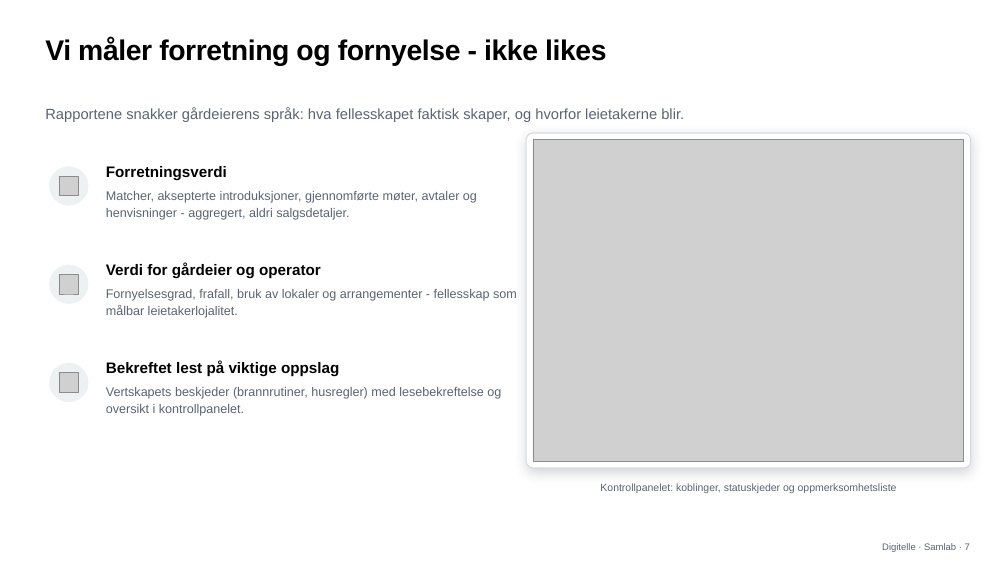
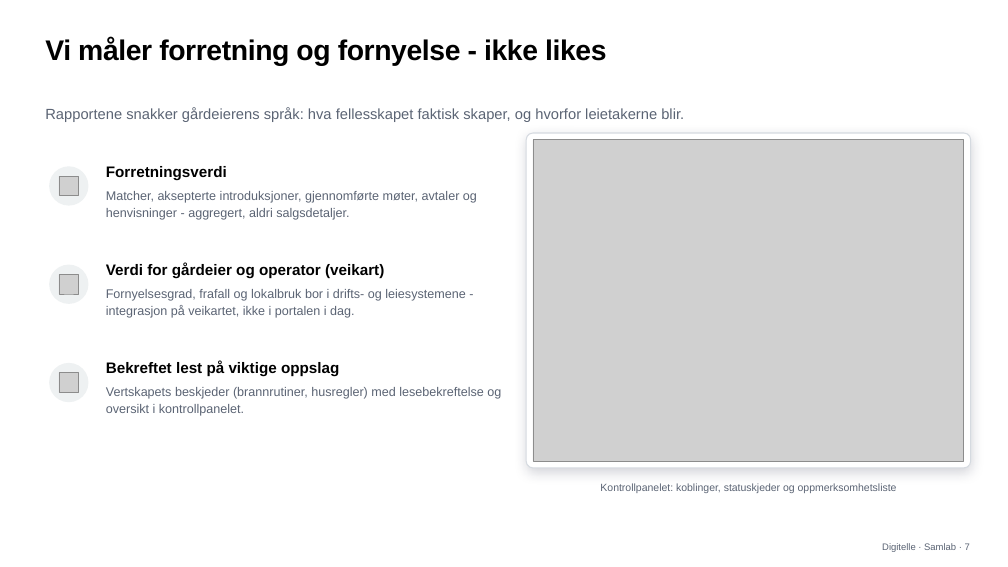
Before and after one commit to kaelsense/samlab, a slide deck: slide 7 of samlabpitch.pptx. Drawn at 1008x567 pixels with LibreOffice and Linux fonts; fonts in the diff are those of the drawing; grey boxes stand for pictures. Boxes give left, top, right and bottom in pixels: in the first picture for what was removed or moved away, otherwise in the second. Text is boxed around its words. In the diff, an @@ line names an element or a change of style, - is before the commit and + after.

```diff
--- a/samlabpitch.pptx
+++ b/samlabpitch.pptx
@@ text at (x1=106, y1=263, x2=384, y2=279): text changed @@
-Verdi for gårdeier og operator
+Verdi for gårdeier og operator (veikart)
@@ text at (x1=106, y1=289, x2=465, y2=318): text changed @@
-Fornyelsesgrad, frafall, bruk av lokaler og arrangementer - fellesskap som målbar leietakerlojalitet.
+Fornyelsesgrad, frafall og lokalbruk bor i drifts- og leiesystemene - integrasjon på veikartet, ikke i portalen i dag.
```
Also in this commit, not shown: 3 other slides changed, 1 other file.
